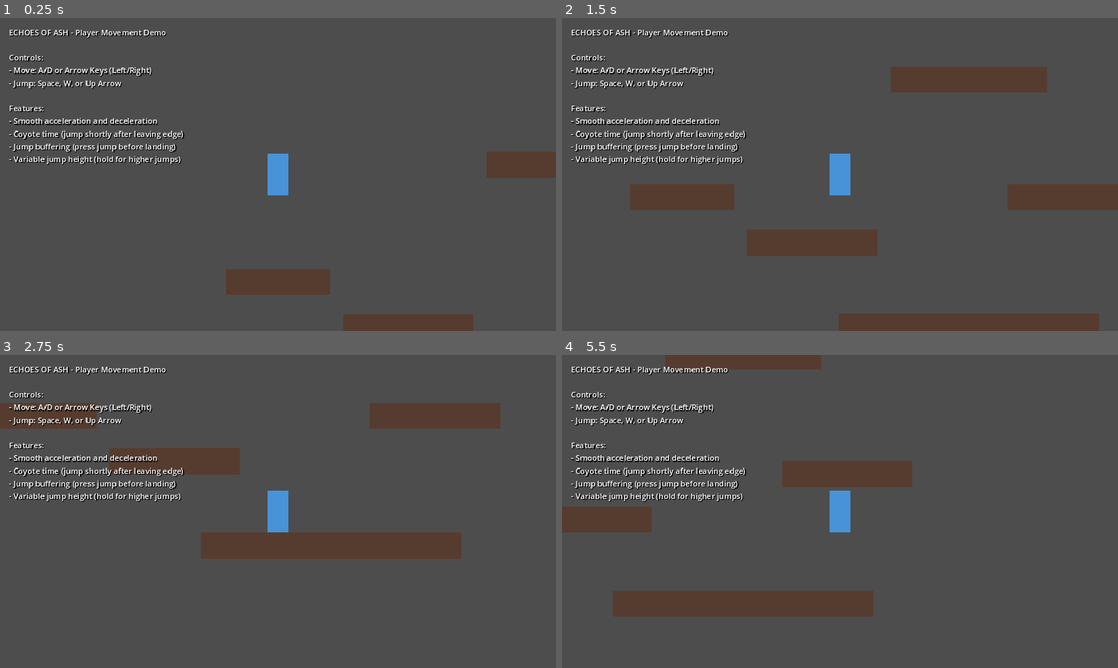
Above: before the commit, frames 1-4 (two rows, left to right).
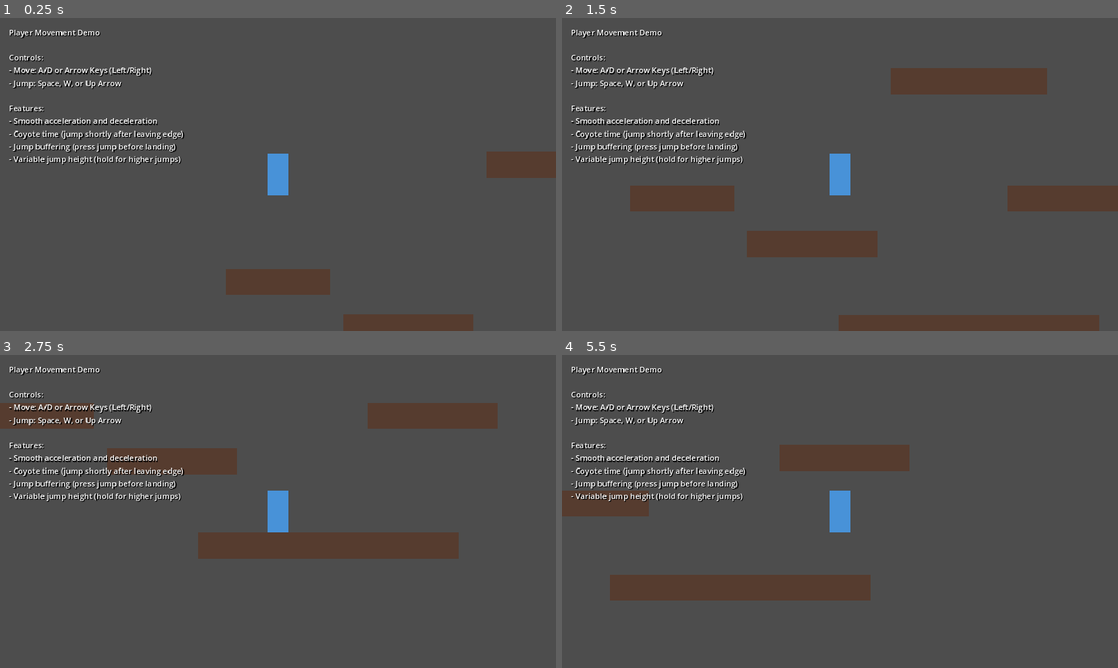
Above: after the commit, the same moments.

Repository: ANURAGNAKUL2702/ECHOES-OF-ASH
Game: Godot game, scene res://scenes/main.tscn
Same seed, same stepped clock (60 frames per second), same inputs: the game is played once before the commit and once after it.
Inputs:
- Up to frame 1 (0.25 s): no input
- Up to frame 2 (1.5 s): hold Space (jump) 0.53-1.28 s; hold D (move_right) from 0.53 s (still down); tap Space (jump) at 1.35 s
- Up to frame 3 (2.75 s): tap Space (jump) at 1.52, 1.82 s; release D (move_right) at 2.03 s; hold A (move_left) from 2.03 s (still down); hold Space (jump) from 2.03 s (still down)
- Up to frame 4 (5.5 s): release A (move_left) at 2.78 s; release Space (jump) at 2.78 s; hold D (move_right) 2.78-4.28 s; tap Space (jump) at 2.85, 3.02, 3.32, 4.35, 4.52, 4.82 s; hold Space (jump) 3.53-4.28 s; hold A (move_left) 4.28-5.03 s; hold D (move_right) from 5.03 s (still down); hold Space (jump) from 5.03 s (still down)

The runs differ from the first frame. In frame 1, 0.4% of the frame differs, in the area x 1-30%, y 3-7%; in frame 2, 1.5%; in frame 3, 0.6%; in frame 4, 10%, in the area x 0-63%, y 0-84%.

Commit message:
Fix variable jump height logic and remove redundant code
Co-authored-by: ANURAGNAKUL2702 <192670712+ANURAGNAKUL2702@users.noreply.github.com>

Diff:
--- a/scenes/main.tscn
+++ b/scenes/main.tscn
@@ -100,7 +100,7 @@
 theme_override_constants/shadow_offset_x = 2
 theme_override_constants/shadow_offset_y = 2
 theme_override_font_sizes/font_size = 18
-text = "ECHOES OF ASH - Player Movement Demo
+text = "Player Movement Demo
 
 Controls:
 - Move: A/D or Arrow Keys (Left/Right)
--- a/scripts/player_2d.gd
+++ b/scripts/player_2d.gd
@@ -76,6 +76,9 @@
 ## Flag to prevent multiple jumps from a single button press
 var _jump_consumed: bool = false
 
+## Flag to track if player is in an active jump (for variable jump height)
+var _is_jumping: bool = false
+
 ## Cache for the project's default gravity
 var _gravity: float = ProjectSettings.get_setting("physics/2d/default_gravity")
 
@@ -85,8 +88,7 @@
 
 func _ready() -> void:
 	## Initialize the player controller
-	# Ensure the gravity is properly set
-	_gravity = ProjectSettings.get_setting("physics/2d/default_gravity")
+	pass
 
 
 func _physics_process(delta: float) -> void:
@@ -170,9 +172,14 @@
 	# Apply stronger gravity when falling
 	if velocity.y > 0:
 		current_gravity *= fall_gravity_multiplier
+		_is_jumping = false  # No longer jumping if falling
 	# Apply reduced gravity when holding jump (for variable jump height)
-	elif velocity.y < 0 and Input.is_action_pressed("jump") and not _jump_consumed:
+	elif velocity.y < 0 and Input.is_action_pressed("jump") and _is_jumping:
 		current_gravity *= jump_height_control
+	else:
+		# If not holding jump or moving up, end the jump state
+		if velocity.y < 0 and not Input.is_action_pressed("jump"):
+			_is_jumping = false
 
 	# Apply gravity and clamp to max fall speed
 	velocity.y = min(velocity.y + current_gravity * delta, max_fall_speed)
@@ -199,6 +206,7 @@
 	if has_buffered_jump and can_coyote_jump and not _jump_consumed:
 		velocity.y = jump_velocity
 		_jump_consumed = true
+		_is_jumping = true  # Start jump state for variable height
 		# Reset timers to prevent further jumps
 		_time_since_grounded = coyote_time + 1.0
 		_time_since_jump_pressed = jump_buffer_time + 1.0
@@ -221,6 +229,7 @@
 		# Reset timers when on the ground
 		_time_since_grounded = 0.0
 		_jump_consumed = false
+		_is_jumping = false
 
 # ============================================================================
 # PUBLIC API METHODS
